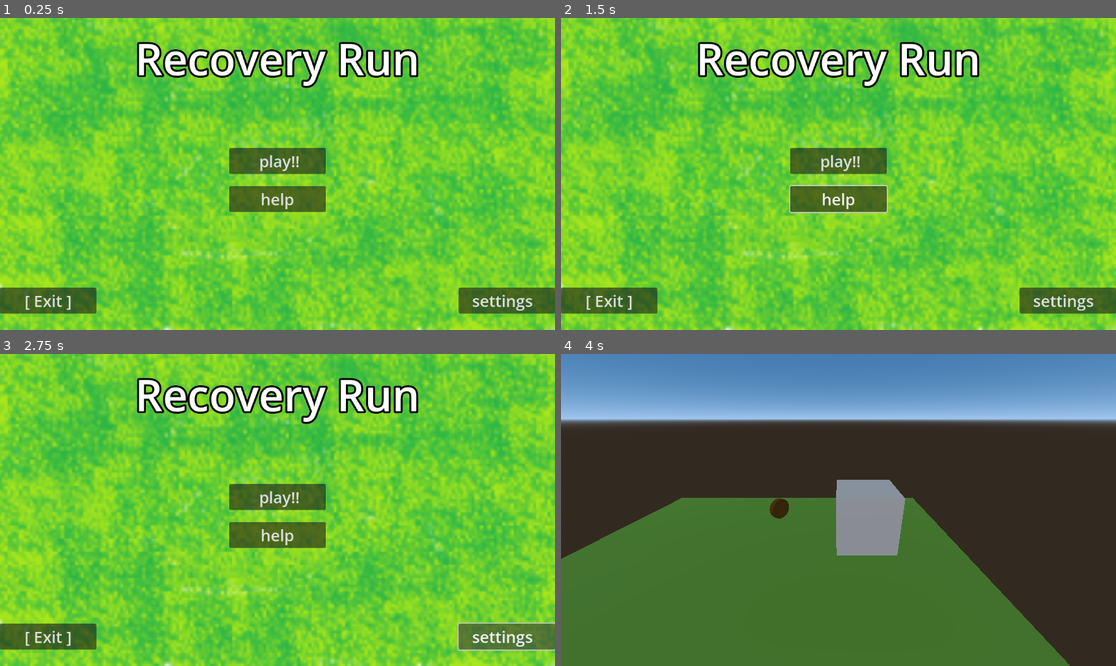
Above: before the commit, frames 1-4 (two rows, left to right).
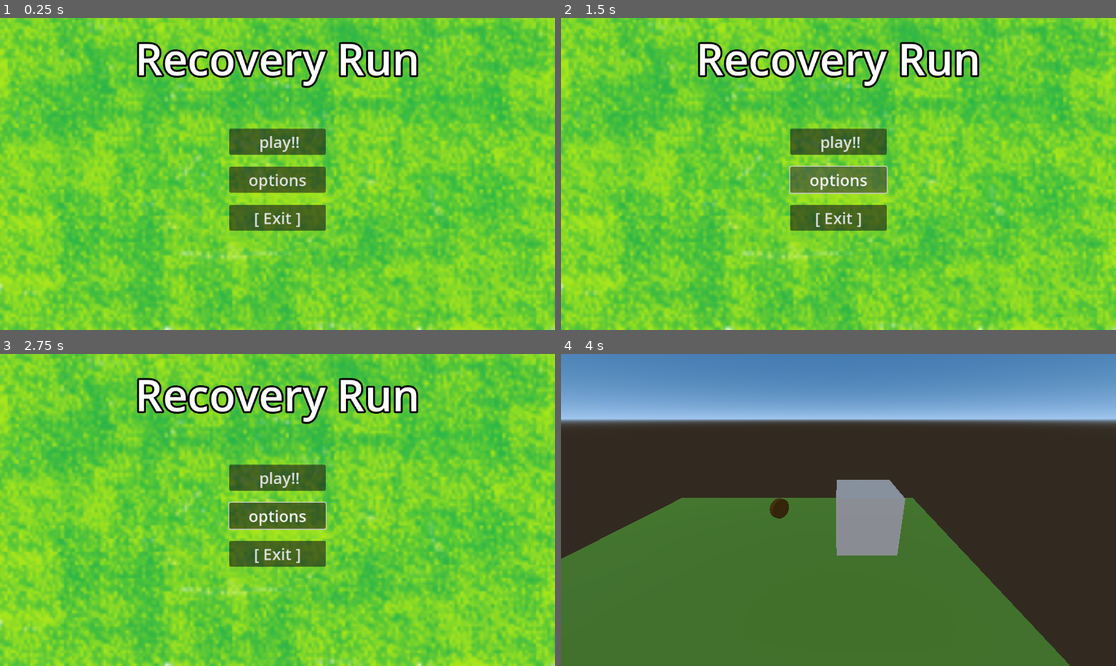
Above: after the commit, the same moments.

Repository: Adlardk/Game
Game: Godot game, scene res://start screen/main_menu2.0/main_menu.tscn
Same seed, same stepped clock (60 frames per second), same inputs: the game is played once before the commit and once after it.
Inputs (mouse positions are in pixels of both pictures, inside the frame that each line leads up to):
- Up to frame 1 (0.25 s): no input
- Up to frame 2 (1.5 s): click (838, 198) at 0.5 s, where only the run before the commit has a clickable "help"; click (838, 180) at 1.25 s, where only the run after the commit has a clickable "options"
- Up to frame 3 (2.75 s): click (505, 637) at 2 s, where only the run before the commit has a clickable "settings"
- Up to frame 4 (4 s): click "play!!" at 2.75 s; tap Enter (ui_accept) at 3.5, 3.77 s; hold Right (ui_right) from 3.53 s (still down)

The runs differ from the first frame. In frame 1, 7.2% of the frame differs, in the area x 0-100%, y 35-95%; in frame 2, 7.2%; in frame 3, 7.3%, in the area x 0-100%, y 35-96%; in frame 4, nothing differs.

Commit message:
fixing start menu
labeling things properlly

Diff:
--- a/start screen/main_menu2.0/main_menu.gd
+++ b/start screen/main_menu2.0/main_menu.gd
@@ -1,15 +1,15 @@
 class_name MainMenu
+extends Control
 
-extends Control
-@onready var start_button = $MarginContainer/HBoxContainer/VBoxContainer/Button as Button
-@onready var help_button = $MarginContainer/HBoxContainer/VBoxContainer/Button2 as Button
-@onready var exit_button = $VBoxContainer/Button5 as Button
-@onready var settings_button = $VBoxContainer2/Button4 as Button
+
+@onready var start_button = $MarginContainer/HBoxContainer/VBoxContainer/start_button as Button
+@onready var exit_button = $MarginContainer/HBoxContainer/VBoxContainer/exit_button as Button
+@onready var options_button = $MarginContainer/HBoxContainer/VBoxContainer/options_button as Button
 @onready var start_level = preload("res://Level/level_main.tscn") as PackedScene
 
+
 func _ready():
-	start_button.button_down.connect(on_start_pressed)
-	exit_button.button_down.connect(on_exit_pressed)
+	handle_connecting_signals()
 
 
 func on_start_pressed() -> void:
@@ -18,3 +18,7 @@
 
 func on_exit_pressed() -> void:
 	get_tree().quit()
+
+func handle_connecting_signals() -> void:
+	start_button.button_down.connect(on_start_pressed)
+	exit_button.button_down.connect(on_exit_pressed)
--- a/start screen/main_menu2.0/main_menu.tscn
+++ b/start screen/main_menu2.0/main_menu.tscn
@@ -70,59 +70,23 @@
 [node name="seperator2" type="Control" parent="MarginContainer/HBoxContainer/VBoxContainer"]
 layout_mode = 2
 
-[node name="Button" type="Button" parent="MarginContainer/HBoxContainer/VBoxContainer"]
+[node name="start_button" type="Button" parent="MarginContainer/HBoxContainer/VBoxContainer"]
 custom_minimum_size = Vector2(200, 50)
 layout_mode = 2
 theme_override_fonts/font = SubResource("SystemFont_bvo84")
 theme_override_font_sizes/font_size = 33
 text = " play!!"
 
-[node name="Button2" type="Button" parent="MarginContainer/HBoxContainer/VBoxContainer"]
-custom_minimum_size = Vector2(200, 50)
+[node name="options_button" type="Button" parent="MarginContainer/HBoxContainer/VBoxContainer"]
+custom_minimum_size = Vector2(200, 20)
 layout_mode = 2
 theme_override_fonts/font = SubResource("SystemFont_bvo84")
 theme_override_font_sizes/font_size = 33
-text = "help"
+text = "  options  "
 
-[node name="VBoxContainer" type="VBoxContainer" parent="."]
-layout_mode = 1
-anchors_preset = 2
-anchor_top = 1.0
-anchor_bottom = 1.0
-offset_top = -40.0
-offset_right = 40.0
-grow_vertical = 0
-
-[node name="Button5" type="Button" parent="VBoxContainer"]
+[node name="exit_button" type="Button" parent="MarginContainer/HBoxContainer/VBoxContainer"]
 custom_minimum_size = Vector2(200, 50)
 layout_mode = 2
 theme_override_fonts/font = SubResource("SystemFont_bvo84")
 theme_override_font_sizes/font_size = 33
 text = "[ Exit ]"
-
-[node name="spacer2" type="Control" parent="VBoxContainer"]
-custom_minimum_size = Vector2(30, 30)
-layout_mode = 2
-
-[node name="VBoxContainer2" type="VBoxContainer" parent="."]
-layout_mode = 1
-anchors_preset = 3
-anchor_left = 1.0
-anchor_top = 1.0
-anchor_right = 1.0
-anchor_bottom = 1.0
-offset_left = -200.0
-offset_top = -62.0
-grow_horizontal = 0
-grow_vertical = 0
-
-[node name="Button4" type="Button" parent="VBoxContainer2"]
-custom_minimum_size = Vector2(200, 20)
-layout_mode = 2
-theme_override_fonts/font = SubResource("SystemFont_bvo84")
-theme_override_font_sizes/font_size = 33
-text = "settings  "
-
-[node name="spacer" type="Control" parent="VBoxContainer2"]
-custom_minimum_size = Vector2(30, 30)
-layout_mode = 2
Binary file added: start screen/assets/Capture.PNG
Not shown, added: start screen/assets/Capture.PNG.import
